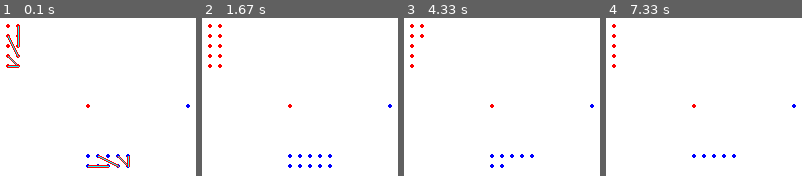
Above: before the commit, frames 1-4 (left to right).
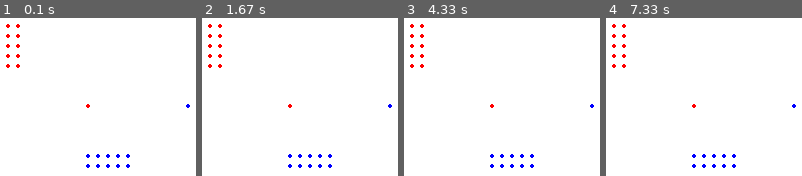
Above: after the commit, the same moments.

Repository: JMABrown/Pygame-RTS
Game: pygame game, started from pygame-rts.py
Same seed, same stepped clock (60 frames per second), same inputs: the game is played once before the commit and once after it.
Inputs (mouse positions are in pixels of both pictures, inside the frame that each line leads up to):
- Up to frame 1 (0.1 s): no input
- Up to frame 2 (1.67 s): press the mouse at (294, 158) at 0.37 s; move the mouse to (outside the picture) at 0.47 s; release the mouse at (outside the picture) at 0.6 s; click (outside the picture) at 0.72 s
- Up to frame 3 (4.33 s): no input
- Up to frame 4 (7.33 s): no input

The runs differ from the first frame. In frame 1, 1.1% of the frame differs, in the area x 4-67%, y 5-95%; in frame 2, nothing differs; in frame 3, 0.2%; in frame 4, 0.4%.

Commit message:
Improved targetting

Diff:
--- a/pygame-rts.py
+++ b/pygame-rts.py
@@ -107,16 +107,18 @@
                         self.y -= y_dist / abs(y_dist)
 
     def updateTargetAggressors(self, units, radius):
-        for unit in units:
-            if (unit is not self):
-                x_dist = unit.x - self.x
-                y_dist = unit.y - self.y
-                total_dist = (x_dist**2 + y_dist**2)**0.5
-                if (total_dist < radius):
-                    if (total_dist < UNIT_RANGE):
-                        self.x_dest = unit.x
-                        self.y_dest = unit.y
-                    self.setTarget(unit)
+        if (self.target is None):   #dont retarget wildly
+            for unit in units:
+                if (unit is not self):
+                    if (unit.target is not None):   #target those who have targets (should really be those who fired but yaknow)
+                        x_dist = unit.x - self.x
+                        y_dist = unit.y - self.y
+                        total_dist = (x_dist**2 + y_dist**2)**0.5
+                        if (total_dist < radius):
+                            if (total_dist < UNIT_RANGE):
+                                self.x_dest = unit.x
+                                self.y_dest = unit.y
+                            self.setTarget(unit)
 
     def draw(self, displaySurf):
         pygame.draw.circle(displaySurf, self.color, (int(self.x), int(self.y)), 2, 0)
